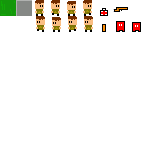
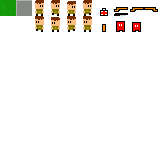
The second 160px x 160px image is a revision of the first. Changes to its layers:
painted on "Background" over (35, 7, 158, 32)
